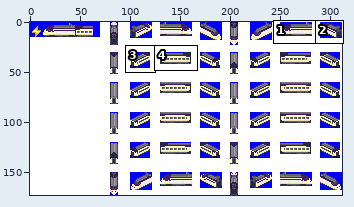
Two versions of one sprite sheet, src/locomotive/KTX/SRT.png. Above: a wide view before the commit, with the close-up outlined.
Close-up. Before:
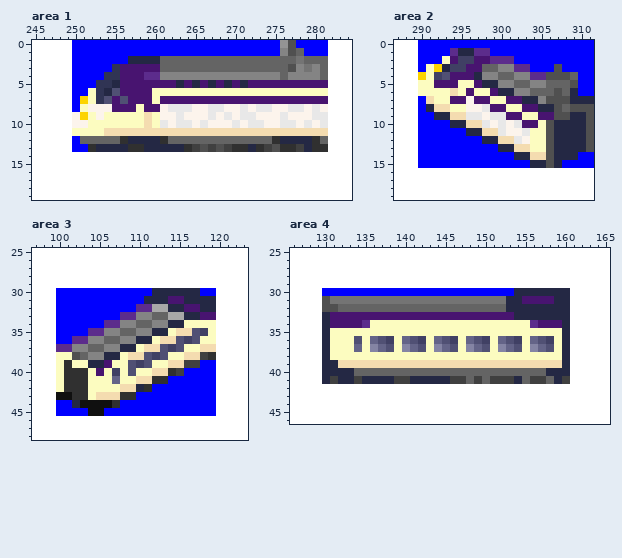
The file is 312x173 pixels. Colours within 5 levels of each other are drawn and written as one. Shown: area 1: x 245..284, y 0..19; area 2: x 287..311, y 0..19; area 3: x 97..123, y 25..48; area 4: x 126..165, y 25..46. The commit also changed other parts of the picture, which this record leaves out.
After the commit:
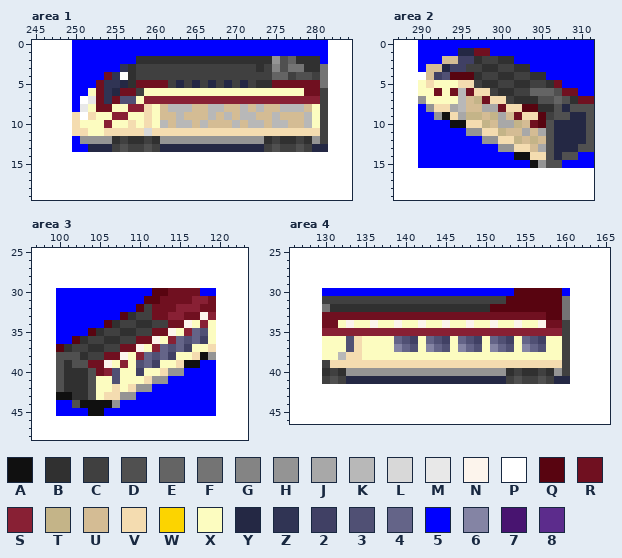
Palette (. is transparent): A #101010  B #303030  C #404040  D #505050  E #646464  F #747474  G #848484  H #949494  J #a8a8a8  K #b8b8b8  L #d8d8d8  M #e8e8e8  N #fcf4ec  P #ffffff  Q #580410  R #701020  S #882034  T #c4b488  U #d4bc94  V #f4dcb0  W #fcd400  X #fcfcc0  Y #242844  Z #303454  2 #404064  3 #505074  4 #646488  5 #0000ff  6 #8484a4  7 #481470  8 #5c2c8c
Difference:
Changed rows in their new state; - is an unchanged pixel.
Area 1:
first column x 250:
 0 --------------------------55----
 1 --------------------------555---
 2 -------5BBBBBBBBBBBBBBBBBHD-BBB5
 3 -----5ZBCCCCCCCCCCCCCCCBCGDFFBBF
 4 ----R-PBCCCCCCCCCCCCCCCCCE-CDDCF
 5 ---R-ZYBRRRRC-C-C-C-C-CBBRRRRRRF
 6 ---RZYRRCX-------------------RRC
 7 -PMRZR-3XSSSSSSSSSSSSSSSSSSSSSSC
 8 -MXRRXXSSVXUKKKUUKKUUKUKUUKKKUXC
 9 VPVX-SS----UUKUUUKUKUKKUUKUUUKXC
10 VX--S--V---KUKKUKUUUKUKKUKKUUKXC
11 VV-------L---------------------C
12 -HHHHBCBBCBHHHHHHHHHHHHHBCBBCBHC
13 --Y--CDCCDC---YYYYYYYY-Y--CCDCYY
Area 2:
first column x 290:
 1 ----5--RR-------------
 2 ---UU--BCCBB----------
 3 -UU---CCBBCCBB---5----
 4 PU--QQQBCCBBCCBB5555--
 5 -VXXXVVCBBCCBBCCBR55--
 6 --R-RKRVVCBBCC----RR--
 7 HX--XKUTRVVCBBBD-E-BRR
 8 -H--JKUUJJRVVQQBB-Y---
 9 --HA-JTTUTJURVVQC-----
10 ----AA--TUJJTURQ------
11 ------HH--TUUJUJ------
12 --------HH--TUTU------
13 ----------HH--UJ----D-
14 ------------AA----DD--
15 --------------AH-D----
Area 3:
first column x 100:
30 ------------QQRRRR--
31 -----------QQRRRRSSR
32 ----------QCRRRSSSRR
33 --------QBCCRRSSRRNS
34 ------QBCCBBCCRRN-S-
35 ----QBCCBBCCRRNXS43-
36 --QBCCBBCCRRNXS4342-
37 QBCCBBCCRRNXS4342-X-
38 DD-BCCRRNXS4342-X-AH
39 D-DDRRN-SX342-X-AA--
40 D---DRS3-X2-X-HH----
41 D---D--3--X-HH------
42 D---D--VX-HH--------
43 ----DX--HH----------
44 --D----H------------
Area 4:
first column x 130:
30 ------------------------QQQQQQ5
31 CCCCCCCCCCCCCCCCCCCCCCCQQQQQQQF
32 FBBBBBBBBBBBBBBBBBBBBQQQQQQQQQF
33 RRRRRRRRRRRRRRRRRRRRRRRRRRRRQQF
34 RRXNXXN--N--N--N--N--N--N-XNRRC
35 SSSSSSSSSSSSSSSSSSSSSSSSSSSSSSC
36 X--3V-XXX432X432X432X432X432X-C
37 X--3V-XXX643X643X643X643X643X-C
38 X-KVV-------------------------C
39 CV----------------------------C
40 BCBHHHHHHHHHHHHHHHHHHHHBCBBCBHC
41 CDC-Y----YY-----YYYYYYY-DC-DC-Y
Boxes around the changes in both close-ups, in picture pixels (x1, y1, x2, y2):
changed: (72, 40, 328, 152)
changed: (418, 48, 594, 168)
changed: (56, 288, 216, 408)
changed: (322, 288, 570, 384)
